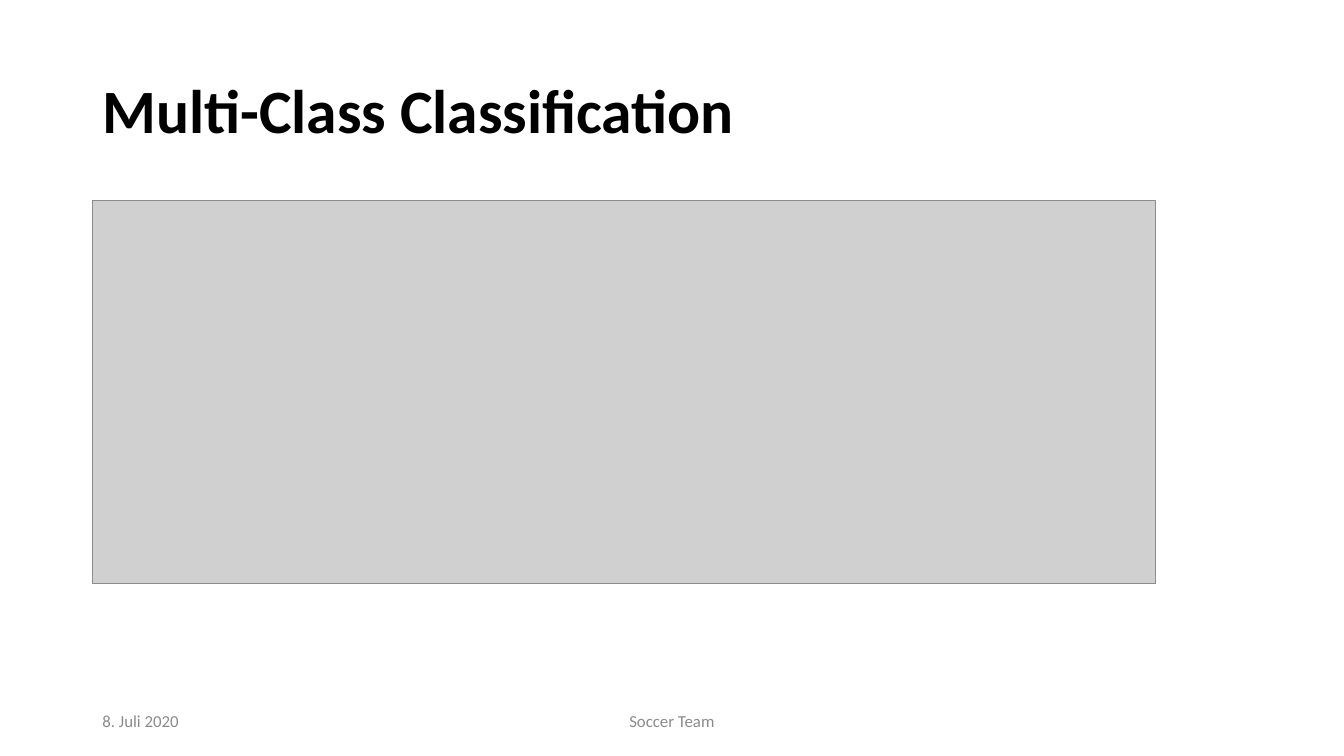
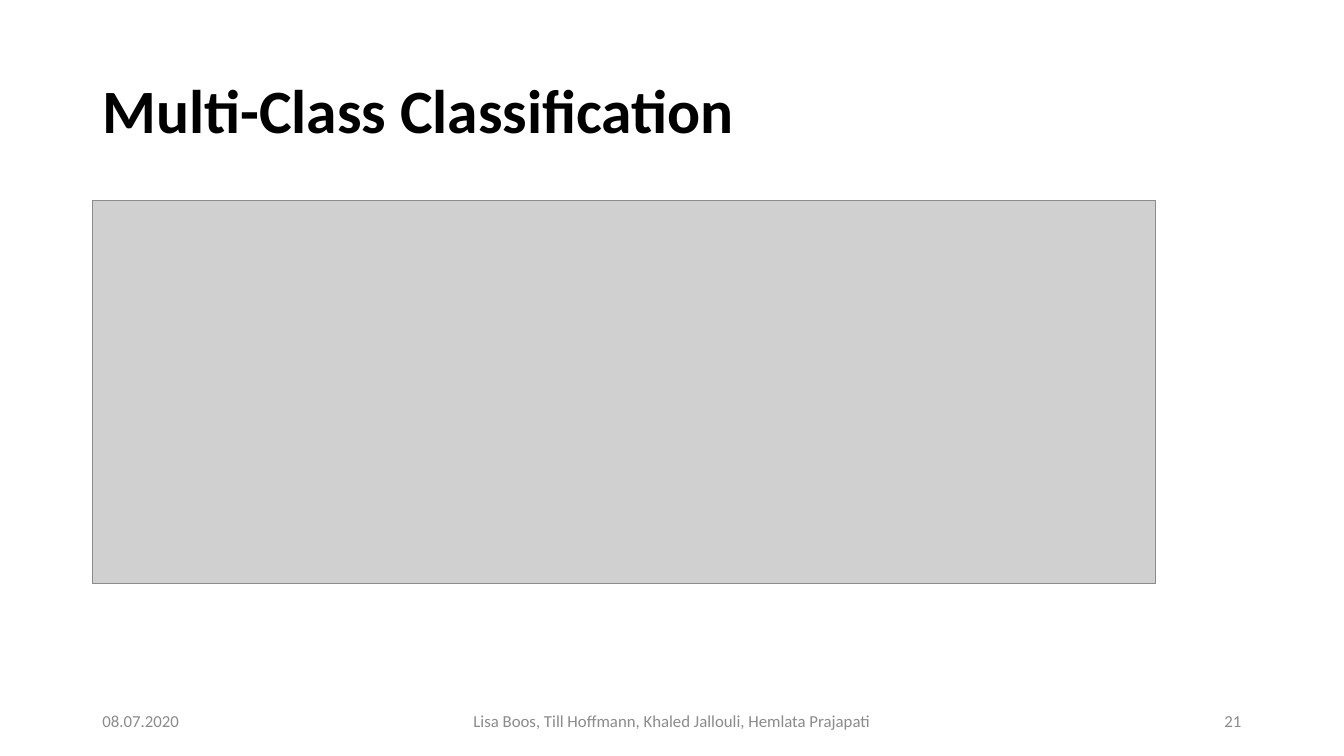
Before and after one commit to Khaledjallouli/project, a slide deck: slide 21 of Daily/sprint9/Final_Presentation_Phase_I.pptx. Drawn at 1344x756 pixels with LibreOffice and Linux fonts; fonts in the diff are those of the drawing; grey boxes stand for pictures; background and template pictures are left out. Boxes give left, top, right and bottom in pixels: in the first picture for what was removed or moved away, otherwise in the second. Text is boxed around its words. In the diff, an @@ line names an element or a change of style, - is before the commit and + after.

```diff
--- a/Daily/sprint9/Final_Presentation_Phase_I.pptx
+++ b/Daily/sprint9/Final_Presentation_Phase_I.pptx
@@ text at [102, 715, 178, 727]: text changed @@
-8. Juli 2020
+08.07.2020
@@ text at [473, 715, 869, 730]: text changed @@
-Soccer Team
+Lisa Boos, Till Hoffmann, Khaled Jallouli, Hemlata Prajapati
@@ page number added at [1224, 716, 1241, 727], 12 pt, text #8C8C8C @@
+21
```
Also in this commit, not shown: 27 other slides changed.
